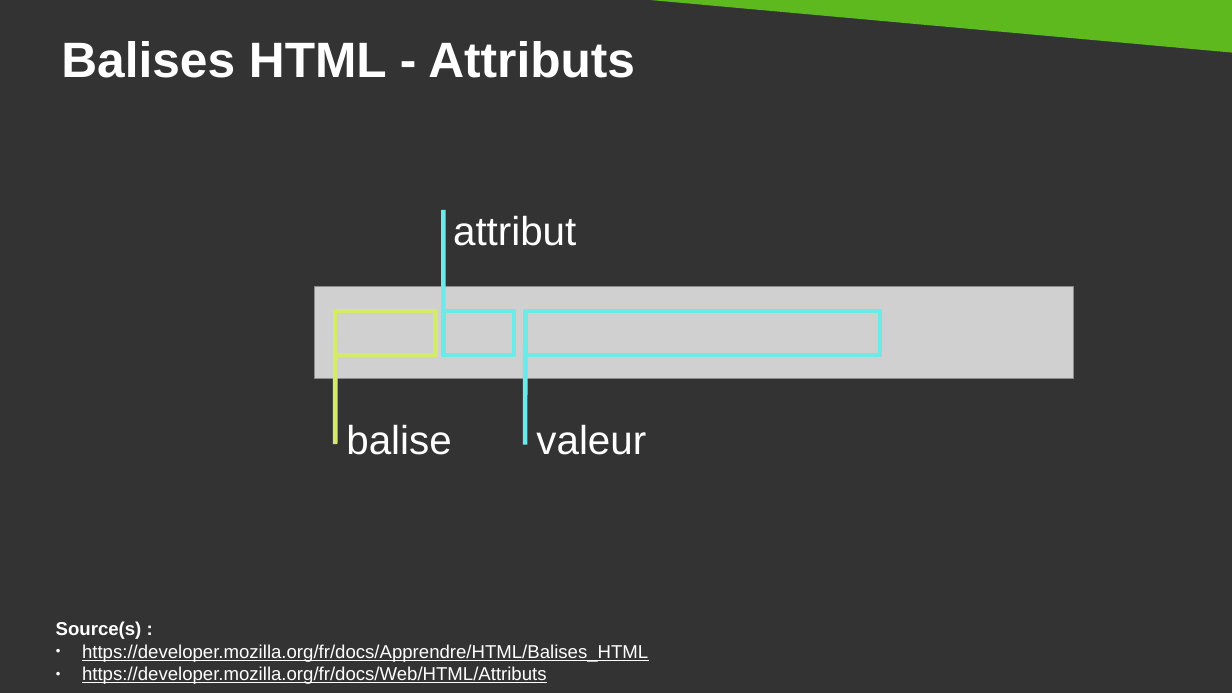
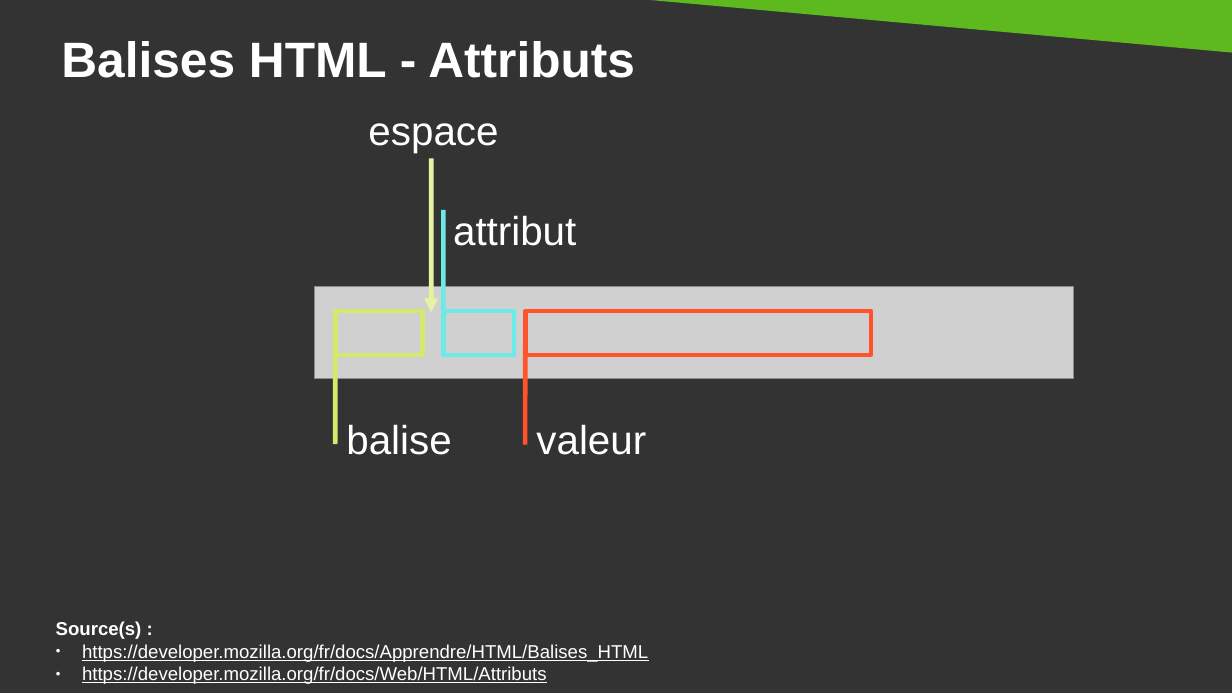
Before and after one commit to DanYellow/cours, a slide deck: slide 31 of integration-web-s1/travaux-pratiques/numero-1/presentation.odp. Drawn at 1232x693 pixels with LibreOffice and Linux fonts; fonts in the diff are those of the drawing; grey boxes stand for pictures. Boxes give left, top, right and bottom in pixels: in the first picture for what was removed or moved away, otherwise in the second. Text is boxed around its words. In the diff, an @@ line names an element or a change of style, - is before the commit and + after.

```diff
--- a/integration-web-s1/travaux-pratiques/numero-1/presentation.odp
+++ b/integration-web-s1/travaux-pratiques/numero-1/presentation.odp
@@ title added at <box>368,123,498,153</box>, 26 pt, text #FFFFFF @@
+espace
@@ arrow added from (432, 159) to (432, 313), #E8F2A1 3 pt @@
@@ rectangle: place and size @@
-rectangle at <box>335,311,436,354</box>
+rectangle at <box>335,311,423,354</box>
@@ rectangle: place and size @@
-rectangle at <box>525,311,880,354</box>
+rectangle at <box>525,311,872,354</box>
@@ rectangle at <box>525,311,872,354</box>: outline #6BEAE7 3 pt to #FF5429 3 pt @@
@@ line (525, 445) - (525, 343): stroke #6BEAE7 3 pt to #FF5429 3 pt @@
```
Also in this commit, not shown: 19 other slides changed, 1 slide added, 6 other files.
